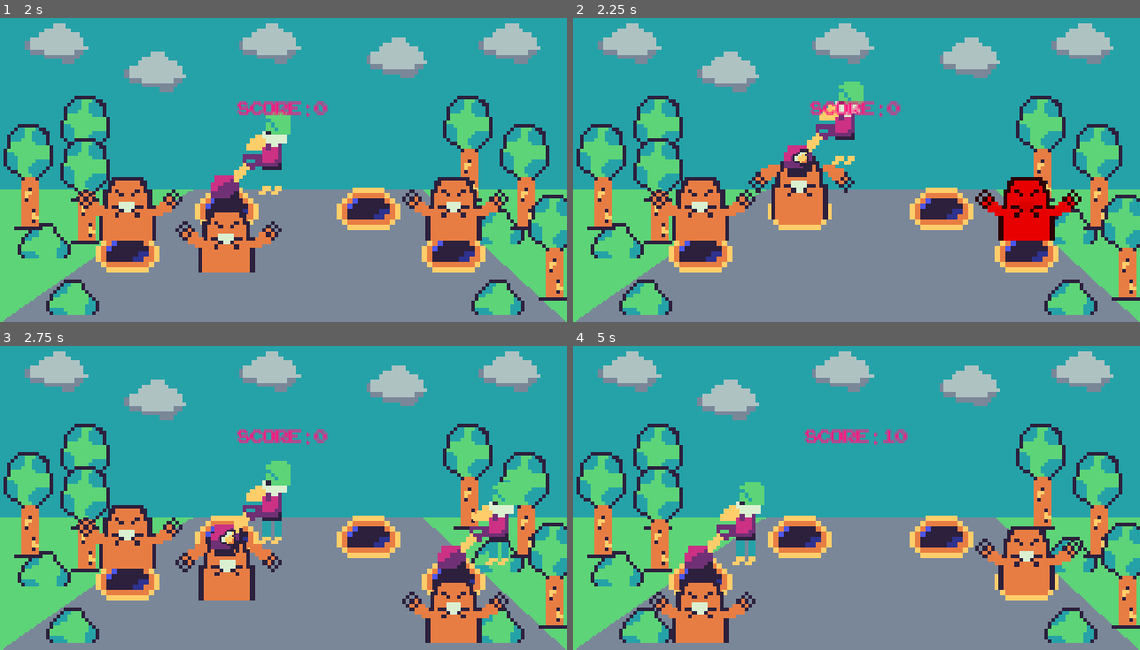
Above: before the commit, frames 1-4 (two rows, left to right).
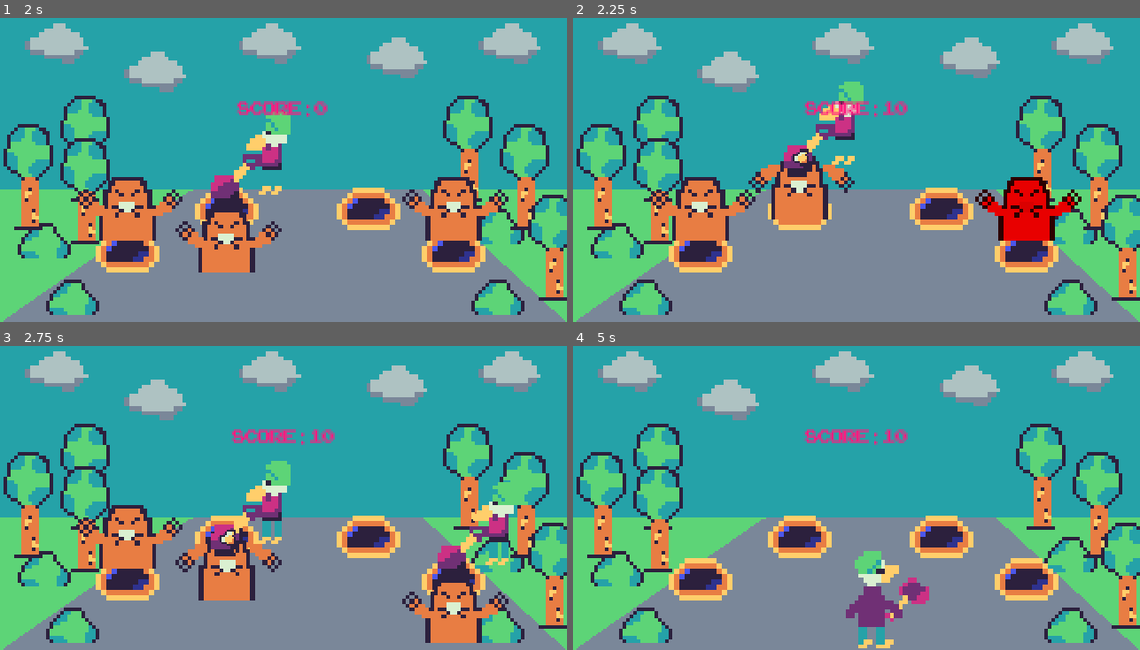
Above: after the commit, the same moments.

Repository: blauhschwert/Whac-a-mole
Game: Godot game, scene res://scenes/main.tscn
Two runs of this game, one before a commit and one after it. Both use one fixed random seed, a clock stepped at 60 frames per second and the inputs below.
Inputs (mouse positions are in pixels of both pictures, inside the frame that each line leads up to):
- Up to frame 1 (2 s): move the mouse to (124, 194) at 0.52 s; click (124, 194) at 0.67 s; move the mouse to (226, 166) at 1.27 s; click (226, 166) at 1.42 s
- Up to frame 2 (2.25 s): move the mouse to (1026, 209) at 2.02 s; click (1026, 209) at 2.17 s
- Up to frame 3 (2.75 s): no input
- Up to frame 4 (5 s): move the mouse to (828, 555) at 2.77 s; click (828, 555) at 2.92 s; move the mouse to (1026, 537) at 3.52 s; click (1026, 537) at 3.67 s; move the mouse to (697, 586) at 4.27 s; click (697, 586) at 4.42 s

Frame 1 is identical in both runs. In frame 2, 0.6% of the frame differs, in the area x 40-60%, y 27-33%; in frame 3, 0.6%; in frame 4, 7.8%, in the area x 13-90%, y 44-100%.

Commit message:
Hello my fRiEnD ...
That is now you turn to show us how much you take it sirous ...

Diff:
--- a/wrack-a-mole/scenes/holes.gd
+++ b/wrack-a-mole/scenes/holes.gd
@@ -36,11 +36,6 @@
 		if m.mole != null:
 			moles.append(m.mole)
 
-	for h in moles:
-		if h.has_signal("finishMole"):
-			h.connect("finishMole",Callable(self,"_finished_mole"),CONNECT_ONE_SHOT)
-
-
 func _create_pattern() -> Array:
 	hole_patterns.clear()
 	for i in range(4):
@@ -70,6 +65,8 @@
 		if hole_patterns[j] == 1:
 			holes[j].create_mole()
 			_add_moles()
+			holes[j].mole.finishMole.connect(_finished_mole)
+
 
 func _add_moles() -> void:
 	moles_in_game += 1
--- a/wrack-a-mole/scenes/mole/mole.gd
+++ b/wrack-a-mole/scenes/mole/mole.gd
@@ -63,11 +63,11 @@
 			$MoleTimer.start()
 			set_state(State.IDLE)
 		"hit":
+			Globals.add_score(Globals.rand_score())
 			set_state(State.HIDE)
 		"dissapear":
 			queue_free()
 			finishMole.emit()
-			Globals.add_score(Globals.rand_score())
 
 
 func mole_autostart() -> void:
--- a/wrack-a-mole/scenes/mole/mole.tscn
+++ b/wrack-a-mole/scenes/mole/mole.tscn
@@ -224,6 +224,18 @@
 "transitions": PackedFloat32Array(1),
 "update": 1,
 "values": [true]
+}
+tracks/18/type = "value"
+tracks/18/imported = false
+tracks/18/enabled = true
+tracks/18/path = NodePath("CollisionShape2D:disabled")
+tracks/18/interp = 1
+tracks/18/loop_wrap = true
+tracks/18/keys = {
+"times": PackedFloat32Array(0),
+"transitions": PackedFloat32Array(1),
+"update": 1,
+"values": [false]
 }
 
 [sub_resource type="Animation" id="Animation_gvehh"]
@@ -262,6 +274,18 @@
 tracks/2/keys = {
 "times": PackedFloat32Array(0),
 "transitions": PackedFloat32Array(-2.71),
+"update": 1,
+"values": [true]
+}
+tracks/3/type = "value"
+tracks/3/imported = false
+tracks/3/enabled = true
+tracks/3/path = NodePath("CollisionShape2D:disabled")
+tracks/3/interp = 1
+tracks/3/loop_wrap = true
+tracks/3/keys = {
+"times": PackedFloat32Array(0),
+"transitions": PackedFloat32Array(1),
 "update": 1,
 "values": [true]
 }
@@ -282,6 +306,130 @@
 "values": [true, false]
 }
 
+[sub_resource type="Animation" id="Animation_4k5nx"]
+resource_name = "hit"
+length = 0.4
+tracks/0/type = "value"
+tracks/0/imported = false
+tracks/0/enabled = true
+tracks/0/path = NodePath("Body:position")
+tracks/0/interp = 1
+tracks/0/loop_wrap = true
+tracks/0/keys = {
+"times": PackedFloat32Array(0),
+"transitions": PackedFloat32Array(1),
+"update": 0,
+"values": [Vector2(0, 0)]
+}
+tracks/1/type = "value"
+tracks/1/imported = false
+tracks/1/enabled = true
+tracks/1/path = NodePath("Arms:position")
+tracks/1/interp = 1
+tracks/1/loop_wrap = true
+tracks/1/keys = {
+"times": PackedFloat32Array(0),
+"transitions": PackedFloat32Array(1),
+"update": 0,
+"values": [Vector2(0, 0)]
+}
+tracks/2/type = "value"
+tracks/2/imported = false
+tracks/2/enabled = true
+tracks/2/path = NodePath("Arms/Right:position")
+tracks/2/interp = 1
+tracks/2/loop_wrap = true
+tracks/2/keys = {
+"times": PackedFloat32Array(0),
+"transitions": PackedFloat32Array(1),
+"update": 0,
+"values": [Vector2(10, -2)]
+}
+tracks/3/type = "value"
+tracks/3/imported = false
+tracks/3/enabled = true
+tracks/3/path = NodePath("Arms/Left:position")
+tracks/3/interp = 1
+tracks/3/loop_wrap = true
+tracks/3/keys = {
+"times": PackedFloat32Array(0),
+"transitions": PackedFloat32Array(1),
+"update": 0,
+"values": [Vector2(-9, -2)]
+}
+tracks/4/type = "value"
+tracks/4/imported = false
+tracks/4/enabled = true
+tracks/4/path = NodePath("AttackNode/DillalahAttack:position")
+tracks/4/interp = 1
+tracks/4/loop_wrap = true
+tracks/4/keys = {
+"times": PackedFloat32Array(0, 0.4),
+"transitions": PackedFloat32Array(1, 1),
+"update": 0,
+"values": [Vector2(4, -25.333334), Vector2(4, -12)]
+}
+tracks/5/type = "value"
+tracks/5/imported = false
+tracks/5/enabled = true
+tracks/5/path = NodePath("AttackNode/DillalahAttack:visible")
+tracks/5/interp = 1
+tracks/5/loop_wrap = true
+tracks/5/keys = {
+"times": PackedFloat32Array(0.061390374),
+"transitions": PackedFloat32Array(1),
+"update": 1,
+"values": [true]
+}
+tracks/6/type = "value"
+tracks/6/imported = false
+tracks/6/enabled = true
+tracks/6/path = NodePath("AttackNode/peng:frame")
+tracks/6/interp = 1
+tracks/6/loop_wrap = true
+tracks/6/keys = {
+"times": PackedFloat32Array(0.2849143, 0.34000823, 0.4),
+"transitions": PackedFloat32Array(1, 1, 1),
+"update": 1,
+"values": [0, 1, 2]
+}
+tracks/7/type = "value"
+tracks/7/imported = false
+tracks/7/enabled = true
+tracks/7/path = NodePath("AttackNode/peng:visible")
+tracks/7/interp = 1
+tracks/7/loop_wrap = true
+tracks/7/keys = {
+"times": PackedFloat32Array(0, 0.2707473),
+"transitions": PackedFloat32Array(1, 1),
+"update": 1,
+"values": [false, true]
+}
+tracks/8/type = "value"
+tracks/8/imported = false
+tracks/8/enabled = true
+tracks/8/path = NodePath("CollisionShape2D:position")
+tracks/8/interp = 1
+tracks/8/loop_wrap = true
+tracks/8/keys = {
+"times": PackedFloat32Array(0),
+"transitions": PackedFloat32Array(1),
+"update": 0,
+"values": [Vector2(0, 0)]
+}
+tracks/9/type = "value"
+tracks/9/imported = false
+tracks/9/enabled = true
+tracks/9/path = NodePath("AttackNode:visible")
+tracks/9/interp = 1
+tracks/9/loop_wrap = true
+tracks/9/keys = {
+"times": PackedFloat32Array(0, 0.20148635),
+"transitions": PackedFloat32Array(1, 1),
+"update": 1,
+"values": [false, true]
+}
+
 [sub_resource type="Animation" id="Animation_51ysb"]
 resource_name = "idle"
 length = 0.7
@@ -494,130 +642,6 @@
 "values": [false]
 }
 
-[sub_resource type="Animation" id="Animation_4k5nx"]
-resource_name = "hit"
-length = 0.4
-tracks/0/type = "value"
-tracks/0/imported = false
-tracks/0/enabled = true
-tracks/0/path = NodePath("Body:position")
-tracks/0/interp = 1
-tracks/0/loop_wrap = true
-tracks/0/keys = {
-"times": PackedFloat32Array(0),
-"transitions": PackedFloat32Array(1),
-"update": 0,
-"values": [Vector2(0, 0)]
-}
-tracks/1/type = "value"
-tracks/1/imported = false
-tracks/1/enabled = true
-tracks/1/path = NodePath("Arms:position")
-tracks/1/interp = 1
-tracks/1/loop_wrap = true
-tracks/1/keys = {
-"times": PackedFloat32Array(0),
-"transitions": PackedFloat32Array(1),
-"update": 0,
-"values": [Vector2(0, 0)]
-}
-tracks/2/type = "value"
-tracks/2/imported = false
-tracks/2/enabled = true
-tracks/2/path = NodePath("Arms/Right:position")
-tracks/2/interp = 1
-tracks/2/loop_wrap = true
-tracks/2/keys = {
-"times": PackedFloat32Array(0),
-"transitions": PackedFloat32Array(1),
-"update": 0,
-"values": [Vector2(10, -2)]
-}
-tracks/3/type = "value"
-tracks/3/imported = false
-tracks/3/enabled = true
-tracks/3/path = NodePath("Arms/Left:position")
-tracks/3/interp = 1
-tracks/3/loop_wrap = true
-tracks/3/keys = {
-"times": PackedFloat32Array(0),
-"transitions": PackedFloat32Array(1),
-"update": 0,
-"values": [Vector2(-9, -2)]
-}
-tracks/4/type = "value"
-tracks/4/imported = false
-tracks/4/enabled = true
-tracks/4/path = NodePath("AttackNode/DillalahAttack:position")
-tracks/4/interp = 1
-tracks/4/loop_wrap = true
-tracks/4/keys = {
-"times": PackedFloat32Array(0, 0.4),
-"transitions": PackedFloat32Array(1, 1),
-"update": 0,
-"values": [Vector2(4, -25.333334), Vector2(4, -12)]
-}
-tracks/5/type = "value"
-tracks/5/imported = false
-tracks/5/enabled = true
-tracks/5/path = NodePath("AttackNode/DillalahAttack:visible")
-tracks/5/interp = 1
-tracks/5/loop_wrap = true
-tracks/5/keys = {
-"times": PackedFloat32Array(0.061390374),
-"transitions": PackedFloat32Array(1),
-"update": 1,
-"values": [true]
-}
-tracks/6/type = "value"
-tracks/6/imported = false
-tracks/6/enabled = true
-tracks/6/path = NodePath("AttackNode/peng:frame")
-tracks/6/interp = 1
-tracks/6/loop_wrap = true
-tracks/6/keys = {
-"times": PackedFloat32Array(0.2849143, 0.34000823, 0.4),
-"transitions": PackedFloat32Array(1, 1, 1),
-"update": 1,
-"values": [0, 1, 2]
-}
-tracks/7/type = "value"
-tracks/7/imported = false
-tracks/7/enabled = true
-tracks/7/path = NodePath("AttackNode/peng:visible")
-tracks/7/interp = 1
-tracks/7/loop_wrap = true
-tracks/7/keys = {
-"times": PackedFloat32Array(0, 0.2707473),
-"transitions": PackedFloat32Array(1, 1),
-"update": 1,
-"values": [false, true]
-}
-tracks/8/type = "value"
-tracks/8/imported = false
-tracks/8/enabled = true
-tracks/8/path = NodePath("CollisionShape2D:position")
-tracks/8/interp = 1
-tracks/8/loop_wrap = true
-tracks/8/keys = {
-"times": PackedFloat32Array(0),
-"transitions": PackedFloat32Array(1),
-"update": 0,
-"values": [Vector2(0, 0)]
-}
-tracks/9/type = "value"
-tracks/9/imported = false
-tracks/9/enabled = true
-tracks/9/path = NodePath("AttackNode:visible")
-tracks/9/interp = 1
-tracks/9/loop_wrap = true
-tracks/9/keys = {
-"times": PackedFloat32Array(0, 0.20148635),
-"transitions": PackedFloat32Array(1, 1),
-"update": 1,
-"values": [false, true]
-}
-
 [sub_resource type="AnimationLibrary" id="AnimationLibrary_gvehh"]
 _data = {
 &"RESET": SubResource("Animation_pmep1"),
Not shown, removed: wrack-a-mole/export_presets.cfg
